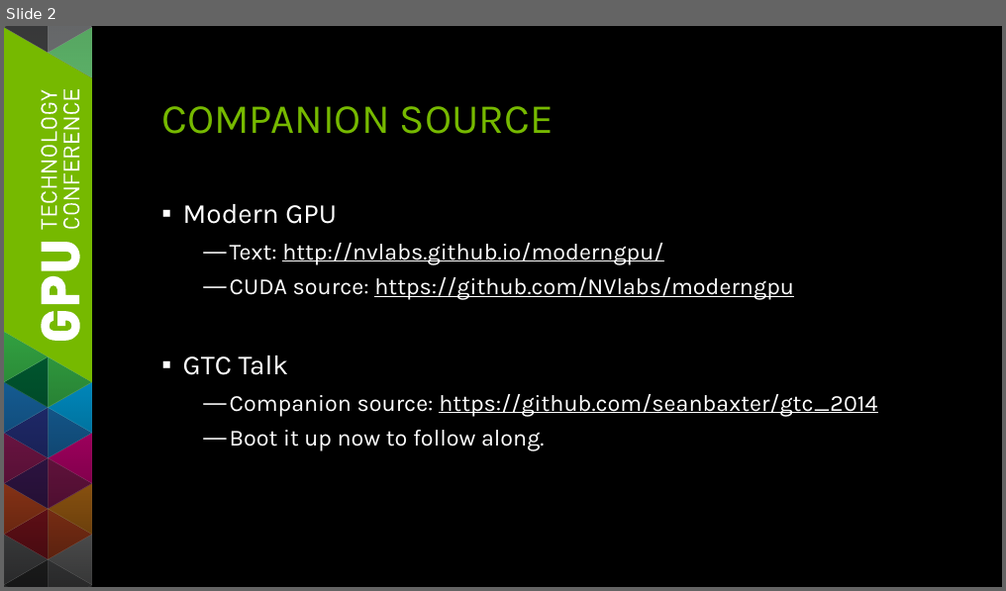
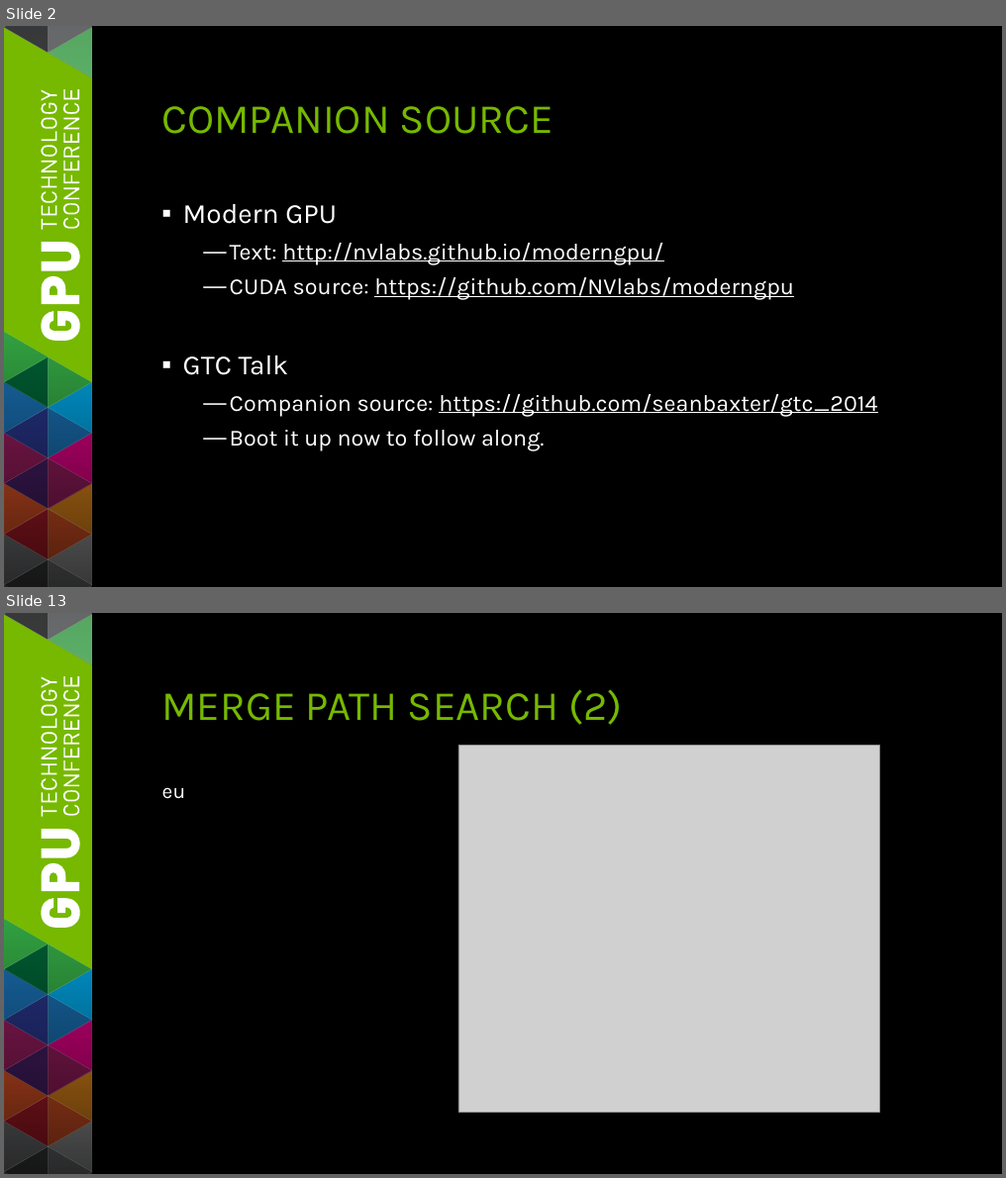
Before and after one commit to seanbaxter/gtc_2014, a slide deck: gtc_2014_sean_baxter.pptx. Shown one above the other, each under a label of ours: slide 2 before the commit, slides 2 and 13 after it; the slides between them are not shown. The pictures are 1006x591 and 1006x1178 pixels, drawn with LibreOffice and Linux fonts; fonts in the diff are those of the drawing; grey boxes stand for pictures. Boxes give left, top, right and bottom in pixels: in the first picture for what was removed or moved away, otherwise in the second. Text is boxed around its words. In the diff, an @@ line names an element or a change of style, - is before the commit and + after.

```diff
--- a/gtc_2014_sean_baxter.pptx
+++ b/gtc_2014_sean_baxter.pptx
@@ slide 13 added at (4,613,1002,1174), background #000000; not listed: 101 template elements that a slide beside it also shows @@
@@ title added at (161,689,622,725), 36 pt, text #76B900 @@
+MERGE PATH SEARCH (2)
@@ picture added at (458,746,880,1112) @@
@@ text added at (162,787,185,799), 18 pt, text #FFFFFF @@
+eu
```
Also in this commit, not shown: 3 slides changed, 12 other slides added, 4 slides removed, 4 other files.
